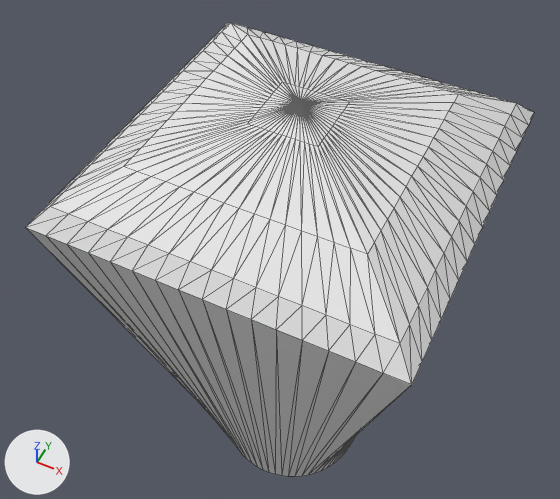
Before and after pictures for a commit that changed the glTF model assets/skyLantern.glb.
Camera for both pictures: a camera (50 mm lens) standing at (1.28, -2.78, 5.36) and looking at (-0.18, 0.15, 1.69). The lights are fixed; the arrows at lower left show +X, +Y and +Z. The first picture is the older version. Mesh edges are drawn as thin lines. Vertices at exactly the same position are counted once.

Objects in the first picture: 'shell.001'.
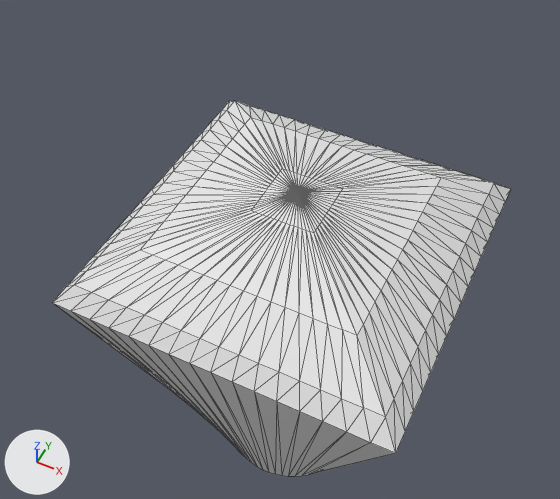
Changed parts and their boxes (x1, y1, x2, y2) in the pictures (560 x 499 px):
'shell.001', reshaped (10% narrower, 17% shorter): before (25, 23, 534, 476); after (52, 101, 511, 476)

What the commit changed:
me_plane_004 is used by ob_shell_001; location (0.0, 0.0, 0.0).
me_plane_004 had 384 vertices, 702 faces and spanned x -1.0..1.0, y -1.0..1.0, z 0.0..3.0.
me_plane_004 now has 384 vertices, 702 faces and spans x -1.0..1.0, y -1.0..1.0, z 0.0..2.4.
me_plane_004 part 1: all 320 vertices in x -1.0..1.0, y -1.0..1.0, z 2.6..3.0 are moved by (0.0, 0.0, -0.6).
